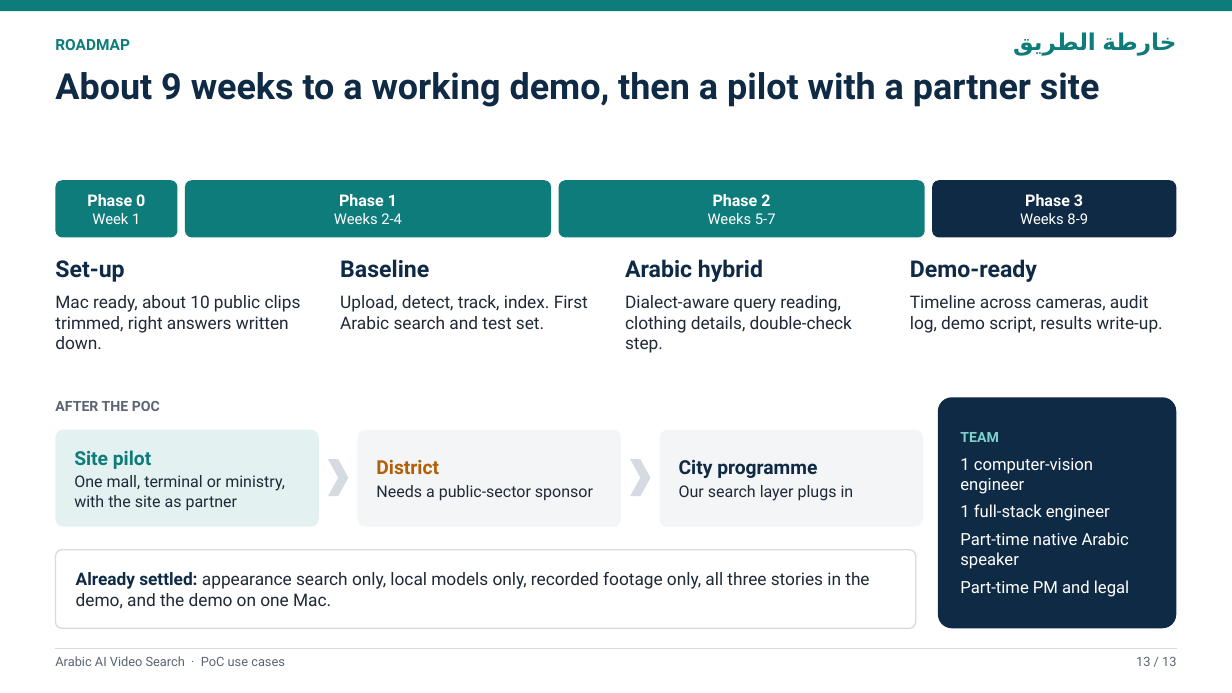
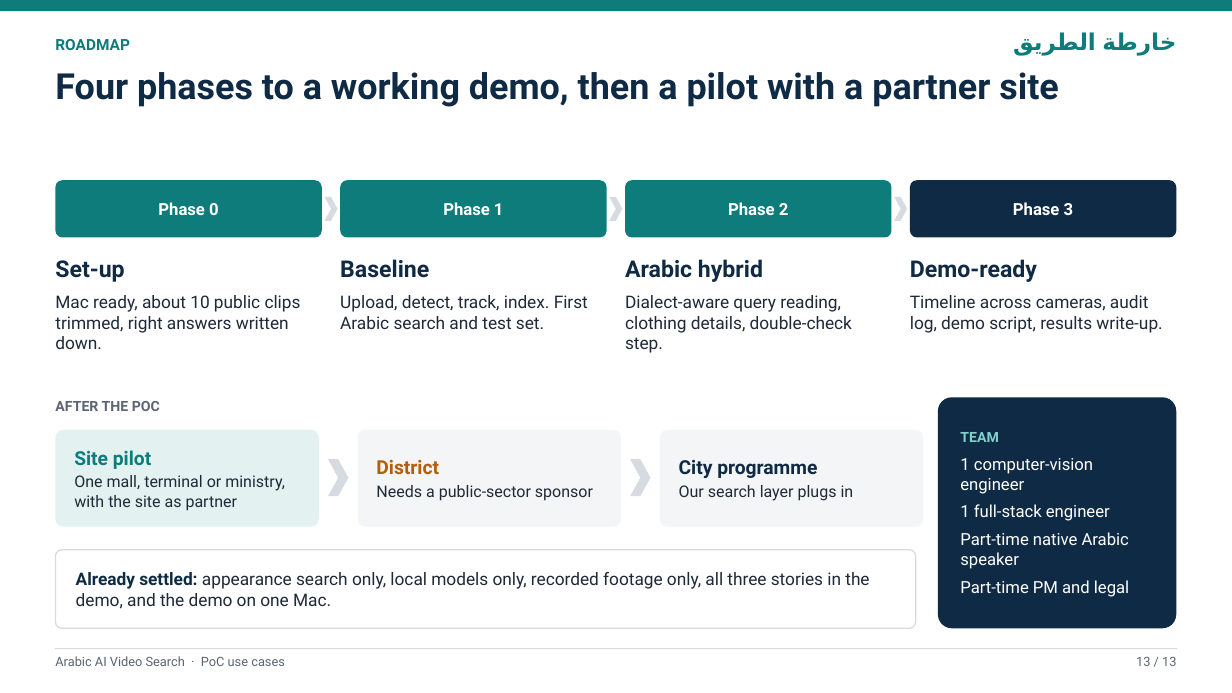
Before and after one commit to AhmadHammadPresight/arabic-video-search, a slide deck: slide 13 of docs/deck/arabic-video-search-use-cases.pptx. Drawn at 1232x693 pixels with LibreOffice and Linux fonts; fonts in the diff are those of the drawing. Boxes give left, top, right and bottom in pixels: in the first picture for what was removed or moved away, otherwise in the second. Text is boxed around its words. In the diff, an @@ line names an element or a change of style, - is before the commit and + after.

```diff
--- a/docs/deck/arabic-video-search-use-cases.pptx
+++ b/docs/deck/arabic-video-search-use-cases.pptx
@@ text at (55,72,1058,107): text changed @@
-About 9 weeks to a working demo, then a pilot with a partner site
+Four phases to a working demo, then a pilot with a partner site
@@ rounded rectangle "Phase 0": place and size @@
-rounded rectangle "Phase 0" at (55,180,177,238)
+rounded rectangle "Phase 0" at (55,180,322,238)
@@ chevron added at (324,197,337,221), fill #D5DBE1 @@
@@ size 12.5 to 13 pt in 4 elements at (910,180,1177,238), (625,180,891,238), (55,180,322,238), (340,180,606,238) @@
@@ rounded rectangle "Phase 1": place and size @@
-rounded rectangle "Phase 1" at (185,180,551,238)
+rounded rectangle "Phase 1" at (340,180,606,238)
@@ chevron added at (609,197,622,221), fill #D5DBE1 @@
@@ rounded rectangle "Phase 2": place and size @@
-rounded rectangle "Phase 2" at (558,180,924,238)
+rounded rectangle "Phase 2" at (625,180,891,238)
@@ chevron added at (895,197,908,221), fill #D5DBE1 @@
@@ rounded rectangle "Phase 3": place and size @@
-rounded rectangle "Phase 3" at (933,180,1177,238)
+rounded rectangle "Phase 3" at (910,180,1177,238)
@@ text in rounded rectangle at (92,213,140,224): paragraph removed @@
-Week 1
@@ text in rounded rectangle at (334,213,402,224): paragraph removed @@
-Weeks 2-4
@@ text in rounded rectangle at (708,213,776,224): paragraph removed @@
-Weeks 5-7
@@ text in rounded rectangle at (1020,213,1088,224): paragraph removed @@
-Weeks 8-9
```
Also in this commit, not shown: 1 other file.
